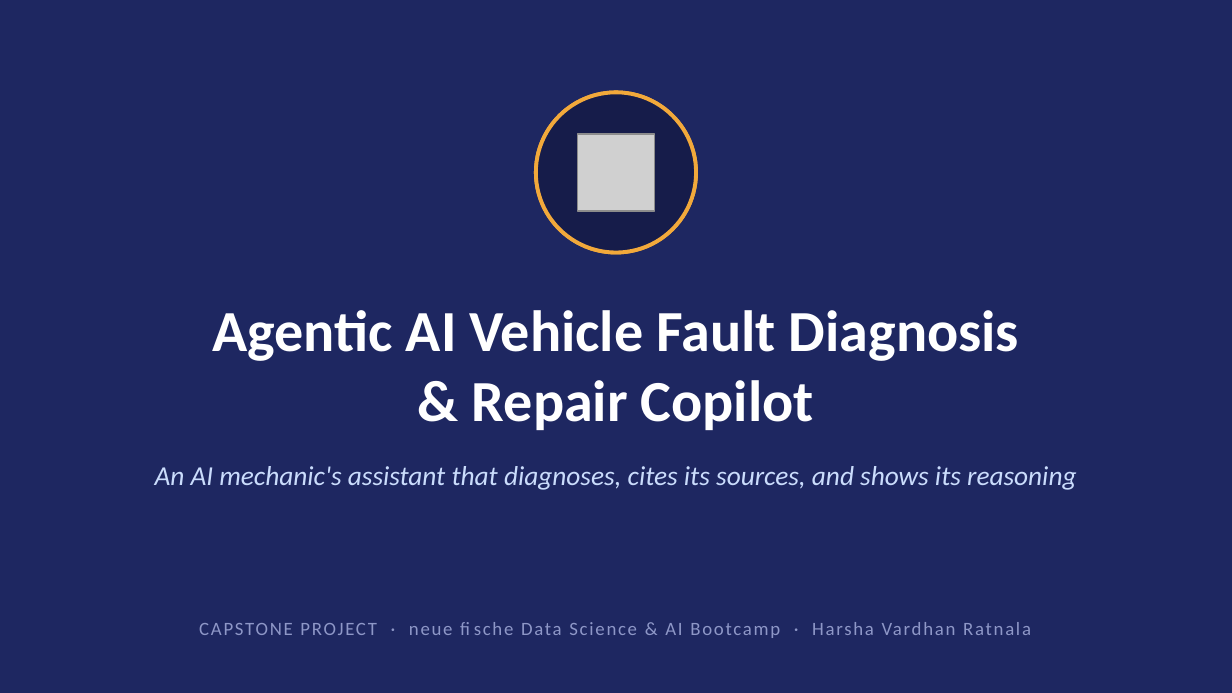
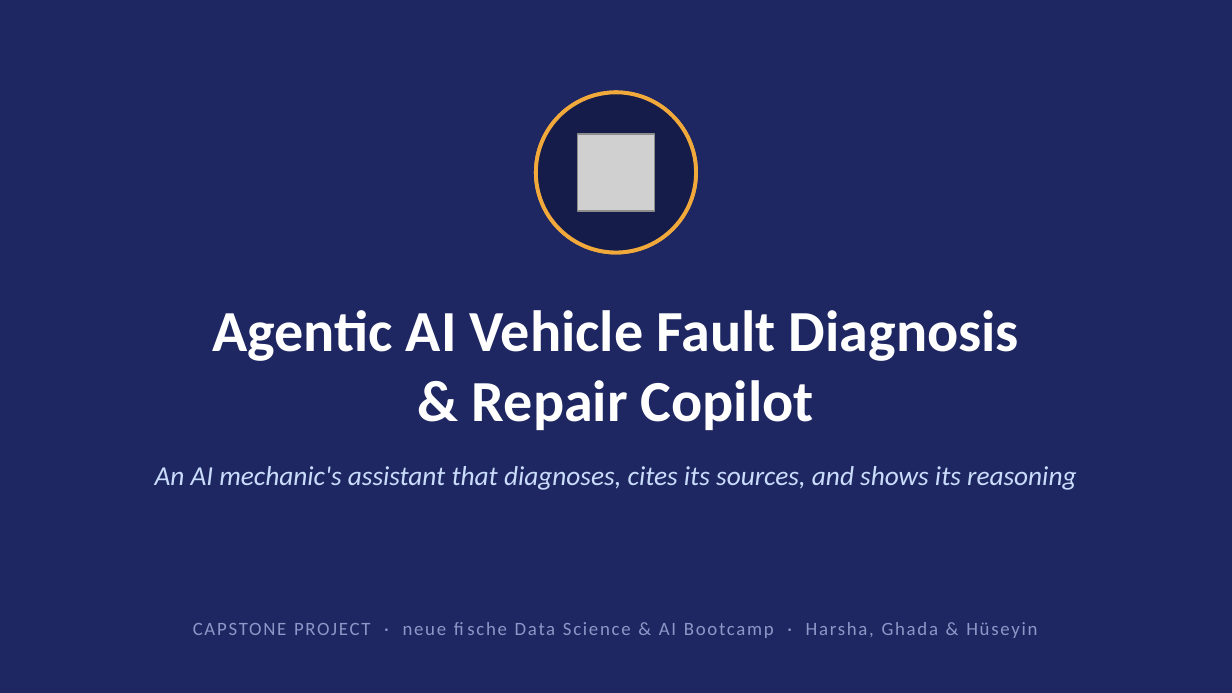
Before and after one commit to harshavardhanratnala-hvr/agentic-ai-vehicle-fault-diagnosis-and-repair-copilot, a slide deck: slide 1 of slides/Capstone_Pitch_Deck.pptx. Drawn at 1232x693 pixels with LibreOffice and Linux fonts; fonts in the diff are those of the drawing; grey boxes stand for pictures. Boxes give left, top, right and bottom in pixels: in the first picture for what was removed or moved away, otherwise in the second. Text is boxed around its words. In the diff, an @@ line names an element or a change of style, - is before the commit and + after.

```diff
--- a/slides/Capstone_Pitch_Deck.pptx
+++ b/slides/Capstone_Pitch_Deck.pptx
@@ text at (193,622,1037,638): text changed @@
-CAPSTONE PROJECT · neue fische Data Science & AI Bootcamp · Harsha Vardhan Ratnala
+CAPSTONE PROJECT · neue fische Data Science & AI Bootcamp · Harsha, Ghada & Hüseyin
```
Also in this commit, not shown: 4 other slides changed, 3 slides added, 6 other files.
